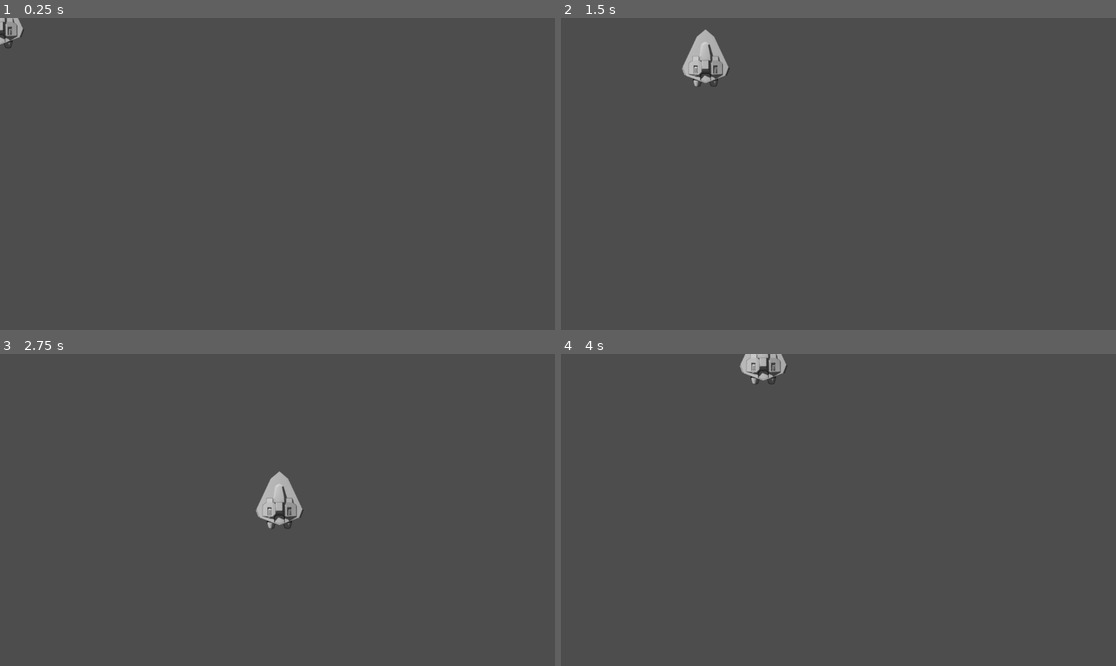
Above: before the commit, frames 1-4 (two rows, left to right).
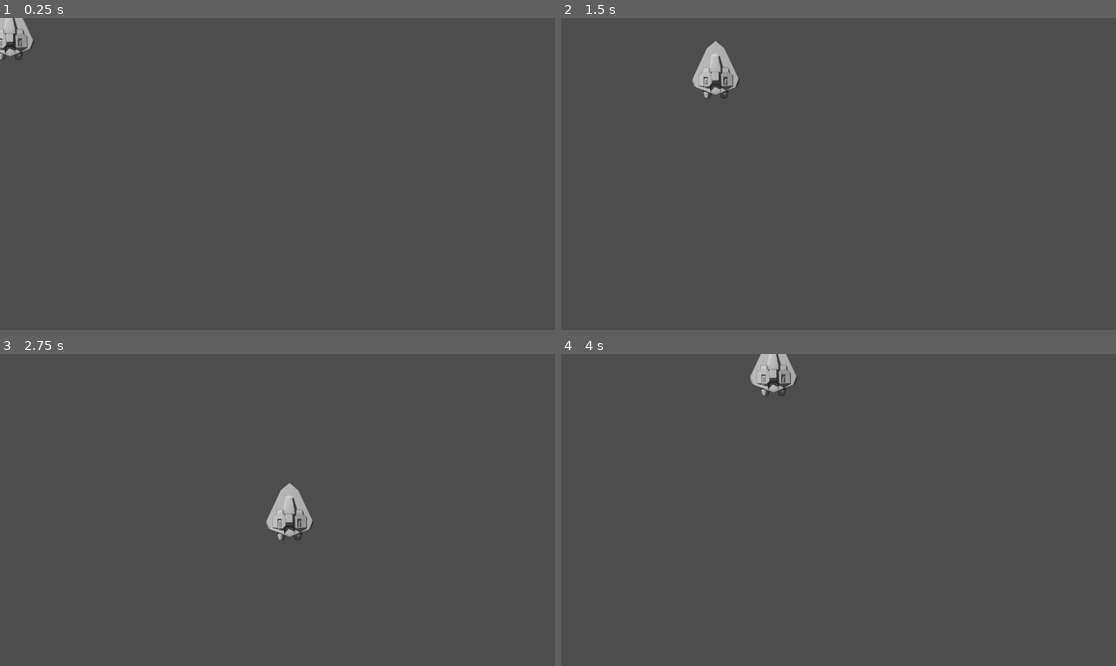
Above: after the commit, the same moments.

Repository: chessisme/Game
Game: Godot game, scene res://Scenes/Level.tscn
Same seed, same stepped clock (60 frames per second), same inputs: the game is played once before the commit and once after it. Before the commit the project starts from res://Scenes/player.tscn.
Inputs:
- Up to frame 1 (0.25 s): no input
- Up to frame 2 (1.5 s): tap Enter at 0.5 s; hold D (Move Right) 0.53-1.28 s; hold S (Move Backward) from 1.28 s (still down)
- Up to frame 3 (2.75 s): release S (Move Backward) at 2.03 s; hold D (Move Right) from 2.03 s (still down)
- Up to frame 4 (4 s): release D (Move Right) at 2.78 s; hold W (Move Forward) 2.78-3.53 s; hold A (Move Left) from 3.53 s (still down)

The runs differ from the first frame. In frame 1, 0.4% of the frame differs, in the area x 0-7%, y 0-14%; in frame 2, 1.0%, in the area x 21-33%, y 3-26%; in frame 3, 1.0%; in frame 4, 0.7%.

Commit message:
nightly update

Diff:
--- a/Scenes/Level.tscn
+++ b/Scenes/Level.tscn
@@ -1,3 +1,8 @@
-[gd_scene load_steps=0 format=3 uid="uid://rg6opusri15a"]
+[gd_scene load_steps=2 format=3 uid="uid://rg6opusri15a"]
+
+[ext_resource type="PackedScene" uid="uid://c8vkxrhkn1x14" path="res://Scenes/player.tscn" id="1_0ba56"]
 
 [node name="Camera" type="Node2D"]
+
+[node name="Player" parent="." instance=ExtResource("1_0ba56")]
+position = Vector2(21, 24)
--- a/project.godot
+++ b/project.godot
@@ -11,7 +11,7 @@
 [application]
 
 config/name="Game"
-run/main_scene="uid://c8vkxrhkn1x14"
+run/main_scene="uid://rg6opusri15a"
 config/features=PackedStringArray("4.5", "Forward Plus")
 config/icon="res://icon.svg"
 
Binary file removed: Art/PlayerShipCentered.png
Not shown, removed: Art/PlayerShipCentered.png.import
Binary file removed: Ship.png
Not shown, removed: Ship.png.import
